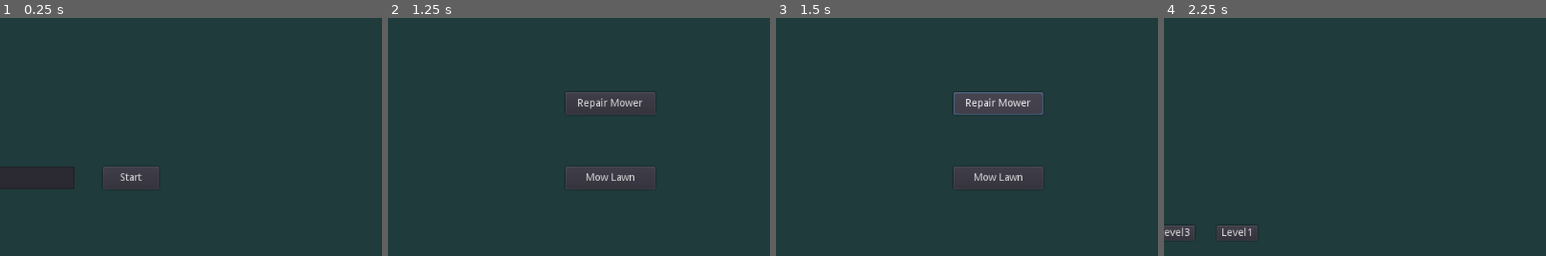
Above: before the commit, frames 1-4 (left to right).
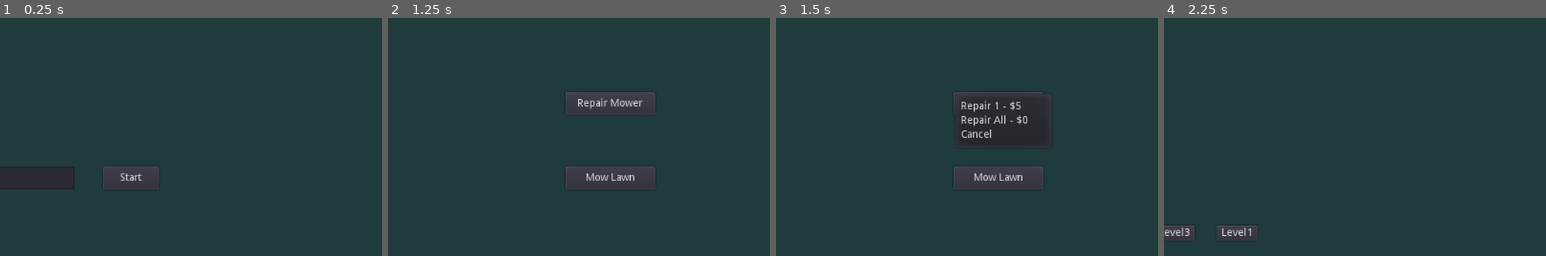
Above: after the commit, the same moments.

Repository: cparlette/haulinggrass
Game: Godot game, scene res://Campaign.tscn
Same seed, same stepped clock (60 frames per second), same inputs: the game is played once before the commit and once after it. This scene is started directly instead of the project's main scene.
Inputs:
- Up to frame 1 (0.25 s): no input
- Up to frame 2 (1.25 s): click "Start" at 0.5 s
- Up to frame 3 (1.5 s): click "Repair Mower" at 1.25 s
- Up to frame 4 (2.25 s): click "Mow Lawn" at 2 s
The pictures show only the part of the screen within x 50-100%, y 0-50%; the shares and areas given below are measured in that part.

Frames 1-2 are identical in both runs. In frame 3, 2.2% of the frame differs, in the area x 46-72%, y 31-51%; in frame 4, nothing differs.

Commit message:
Repair mower popup with cost

Diff:
--- a/Campaign.gd
+++ b/Campaign.gd
@@ -82,5 +82,33 @@
 
 func _on_RepairMowerButton_pressed():
 	# FIXME - need to add logic here around paying
-	globals.campaignPlayer['currentMowerHealth'] = globals.campaignPlayer['maxMowerHealth']
+	#globals.campaignPlayer['currentMowerHealth'] = globals.campaignPlayer['maxMowerHealth']
+	#refreshUI()
+	$CampaignUI/RepairPopupMenu.rect_position = $CampaignUI/RepairMowerButton.rect_position
+	$CampaignUI/RepairPopupMenu.popup()
+
+
+func _on_RepairPopupMenu_index_pressed(index):
+	if index == 0:
+		# heal 1
+		if globals.campaignPlayer['currentMowerHealth'] < globals.campaignPlayer['maxMowerHealth']:
+			globals.campaignPlayer['currentMowerHealth'] += 1
+			globals.campaignPlayer['money'] -= 5
+	elif index == 1:
+		# heal all
+		globals.campaignPlayer['currentMowerHealth'] = globals.campaignPlayer['maxMowerHealth']
+		globals.campaignPlayer['money'] -= costToHealAll()
+	elif index == 2:
+		# cancel button
+		pass
+
+func costToHealAll():
+	var lostHealth = globals.campaignPlayer['maxMowerHealth'] - globals.campaignPlayer['currentMowerHealth']
+	return int(lostHealth * 5)
+
+func _on_RepairPopupMenu_about_to_show():
+	var repairAllText = "Repair All - $" + str(costToHealAll())
+	$CampaignUI/RepairPopupMenu.set_item_text(1, repairAllText)
+
+func _on_RepairPopupMenu_popup_hide():
 	refreshUI()
--- a/Campaign.tscn
+++ b/Campaign.tscn
@@ -162,6 +162,13 @@
 __meta__ = {
 "_edit_use_anchors_": false
 }
+
+[node name="RepairPopupMenu" type="PopupMenu" parent="CampaignUI"]
+margin_right = 20.0
+margin_bottom = 20.0
+custom_constants/vseparation = 5
+custom_constants/hseparation = 5
+items = [ "Repair 1 - $5", null, 0, false, false, 0, 0, null, "", false, "Repair All - $", null, 0, false, false, 1, 0, null, "", false, "Cancel", null, 0, false, false, 2, 0, null, "", false ]
 
 [node name="LevelPicker" type="Control" parent="."]
 visible = false
@@ -194,4 +201,7 @@
 [connection signal="pressed" from="CampaignUI/SaveAndQuitButton" to="." method="_on_SaveAndQuitButton_pressed"]
 [connection signal="pressed" from="CampaignUI/RepairMowerButton" to="." method="_on_RepairMowerButton_pressed"]
 [connection signal="pressed" from="CampaignUI/MowLawnButton" to="." method="_on_MowLawnButton_pressed"]
+[connection signal="about_to_show" from="CampaignUI/RepairPopupMenu" to="." method="_on_RepairPopupMenu_about_to_show"]
+[connection signal="index_pressed" from="CampaignUI/RepairPopupMenu" to="." method="_on_RepairPopupMenu_index_pressed"]
+[connection signal="popup_hide" from="CampaignUI/RepairPopupMenu" to="." method="_on_RepairPopupMenu_popup_hide"]
 [connection signal="pressed" from="LevelPicker/CloseLevelPickerButton" to="." method="_on_CloseLevelPickerButton_pressed"]
